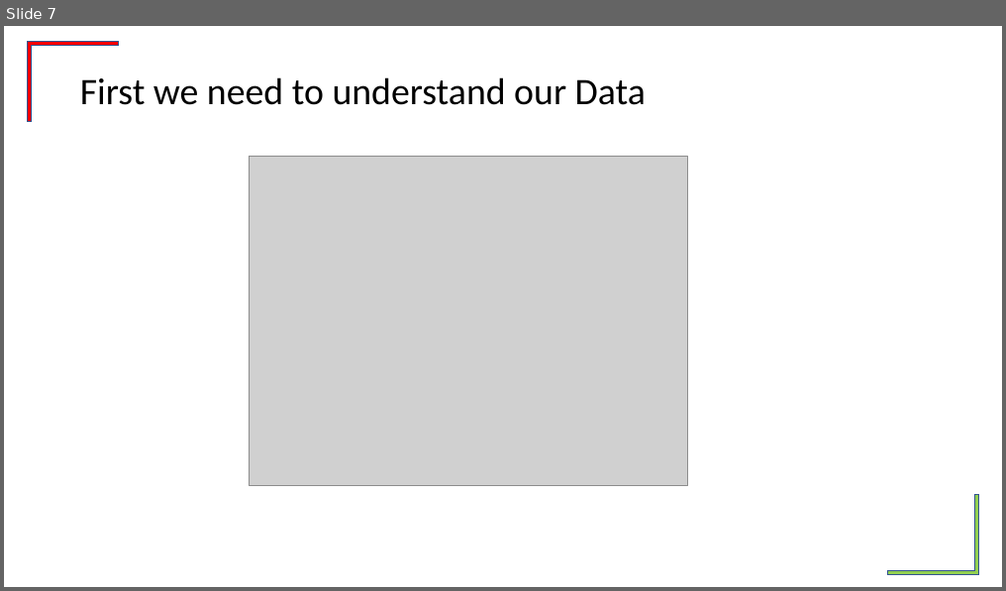
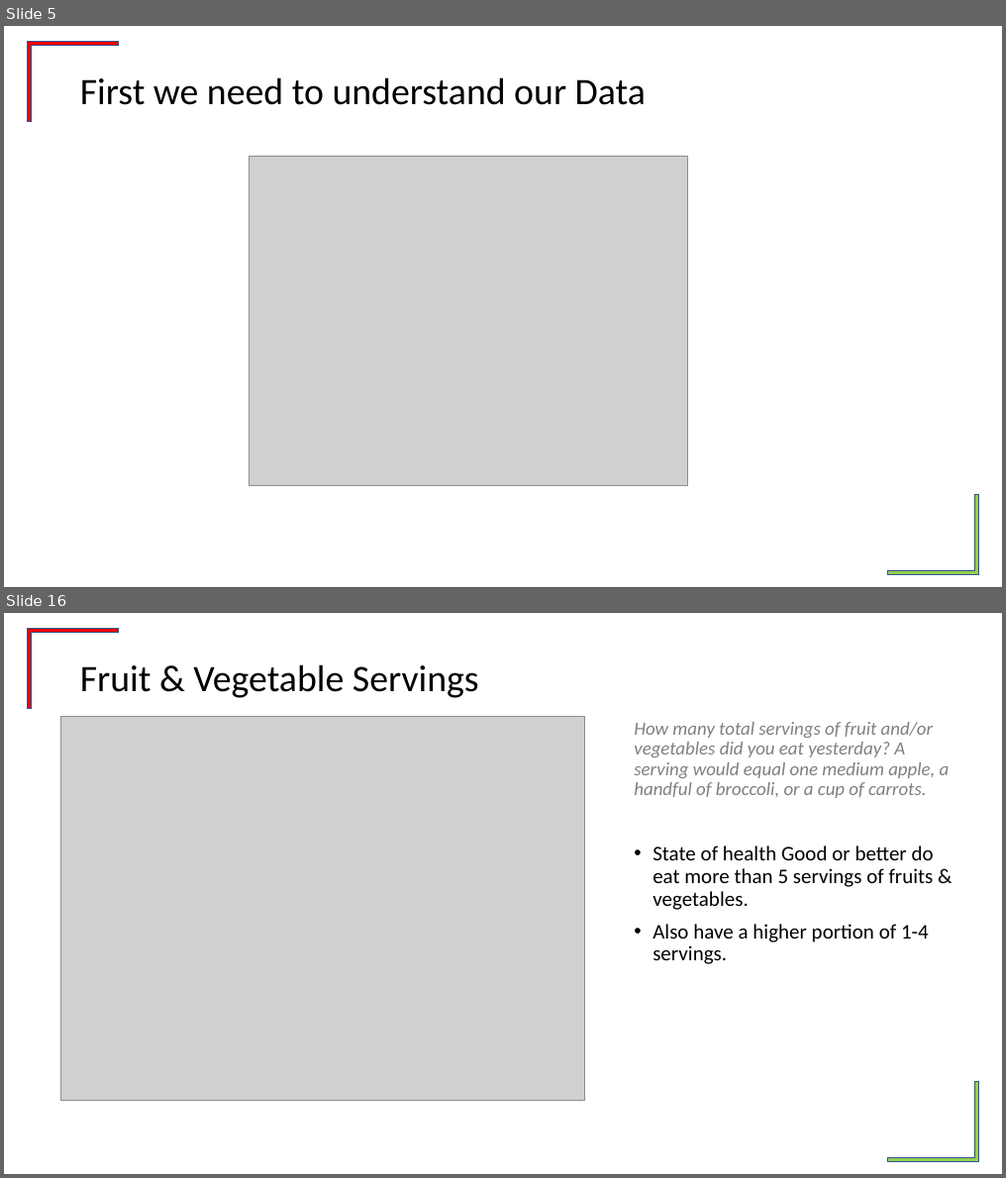
Before and after one commit to tonianderson7329/What-the-Variable, a slide deck: Toni_Powerpoint.pptx. Shown one above the other, each under a label of ours: slide 7 before the commit, slides 5 and 16 after it; the slides between them are not shown. The pictures are 1006x591 and 1006x1178 pixels, drawn with LibreOffice and Linux fonts; fonts in the diff are those of the drawing; grey boxes stand for pictures; background and template pictures are left out. Boxes give left, top, right and bottom in pixels: in the first picture for what was removed or moved away, otherwise in the second. Text is boxed around its words. In the diff, an @@ line names an element or a change of style, - is before the commit and + after.

```diff
--- a/Toni_Powerpoint.pptx
+++ b/Toni_Powerpoint.pptx
@@ slide 16 added at box(4, 613, 1002, 1174), background #FFFFFF; not listed: 2 template elements that a slide beside it also shows @@
@@ title added at box(80, 664, 479, 698), 36 pt, text #000000 @@
+Fruit & Vegetable Servings
@@ picture added at box(60, 717, 585, 1100) @@
@@ text added at box(634, 722, 949, 964), 18 pt, text #808080, italic @@
+How many total servings of fruit and/or vegetables did you eat yesterday? A serving would equal one medium apple, a handful of broccoli, or a cup of carrots.
+• State of health Good or better do eat more than 5 servings of fruits & vegetables.
+• Also have a higher portion of 1-4 servings.
@@ what was slide 7 is now slide 5 @@
```
Also in this commit, not shown: 7 slides changed, 15 other slides added, 2 slides removed.
